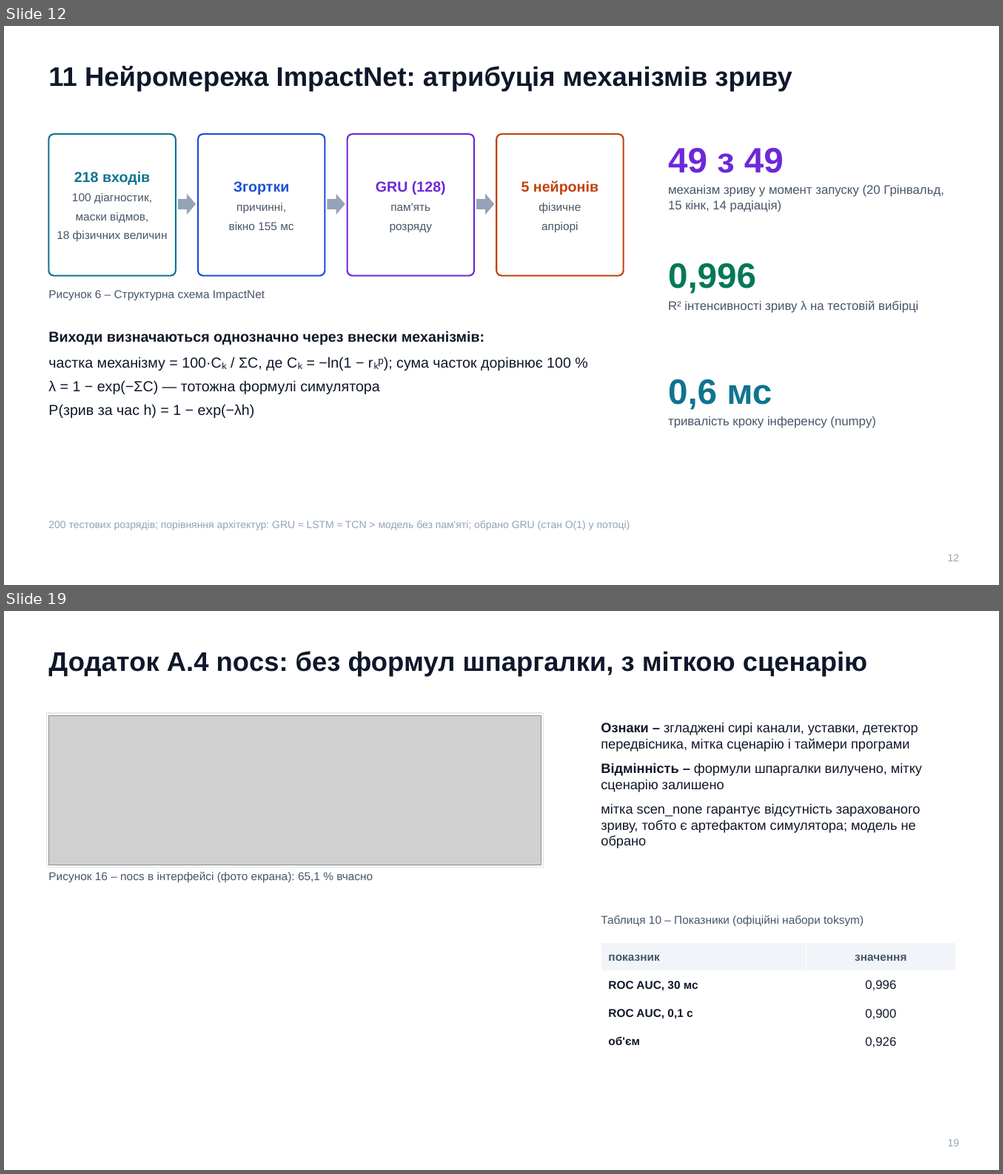
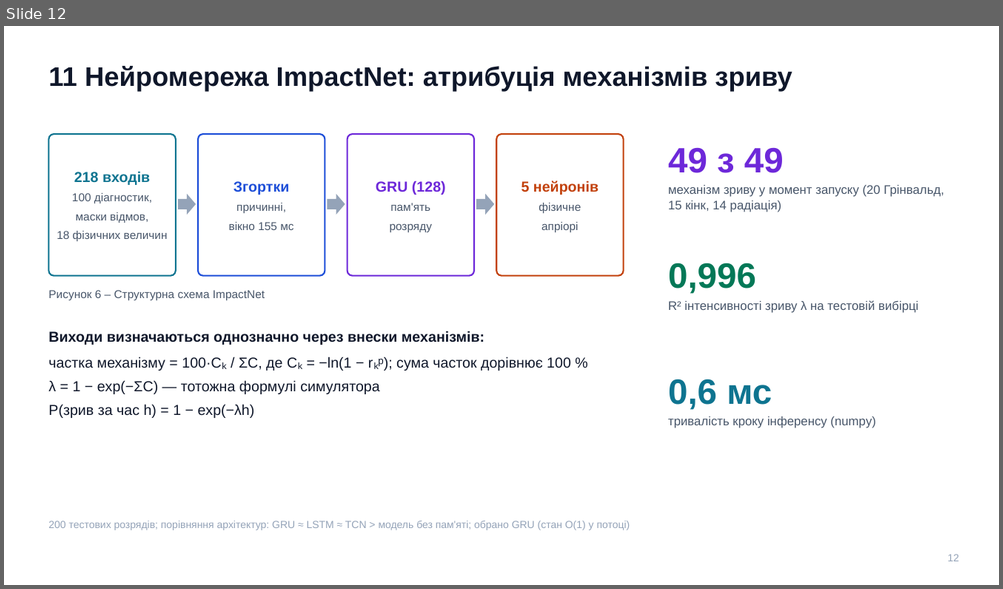
Before and after one commit to llllenah/plasma-disruption-prediction, a slide deck: docs/presentation.pptx. Shown one above the other, each under a label of ours: slides 12 and 19 before the commit, slide 12 after it; the slides between them are not shown. The pictures are 1003x1174 and 1003x589 pixels, drawn with LibreOffice and Linux fonts; fonts in the diff are those of the drawing; grey boxes stand for pictures. Boxes give left, top, right and bottom in pixels: in the first picture for what was removed or moved away, otherwise in the second. Text is boxed around its words. In the diff, an @@ line names an element or a change of style, - is before the commit and + after.

Commit message:
Deck: one slide for all tried models, transfer to the fusion-sim engine
Appendix model cards replaced by a single screenshot grid; new section on the
200-discharge fusion-sim run (alarm ROC AUC 0.902 at 0.1 s without retraining,
ImpactNet 34 / 49 with kink saturating to Greenwald). Run summary in results/.

```diff
--- a/docs/presentation.pptx
+++ b/docs/presentation.pptx
@@ slide 19 removed at (4,611,999,1170), background #FFFFFF @@
@@ text removed at (48,651,867,677) @@
-Додаток А.4 nocs: без формул шпаргалки, з міткою сценарію
@@ rectangle removed at (46,713,543,868) @@
@@ picture removed at (48,715,541,866) @@
@@ text removed at (600,722,922,849) @@
-Ознаки – згладжені сирі канали, уставки, детектор передвісника, мітка сценарію і таймери програми
-Відмінність – формули шпаргалки вилучено, мітку сценарію залишено
-мітка scen_none гарантує відсутність зарахованого зриву, тобто є артефактом симулятора; модель не обрано
@@ text removed at (48,871,373,883) @@
-Рисунок 16 – nocs в інтерфейсі (фото екрана): 65,1 % вчасно
@@ text removed at (600,915,863,926) @@
-Таблиця 10 – Показники (офіційні набори toksym)
@@ table removed at (601,943,956,1056), 4 rows, 2 columns @@
-показник | значення
-ROC AUC, 30 мс | 0,996
-ROC AUC, 0,1 с | 0,900
-об'єм | 0,926
@@ text removed at (948,1139,959,1147) @@
-19
```
Also in this commit, not shown: 4 slides changed, 2 slides added, 7 other slides removed, 6 other files.
